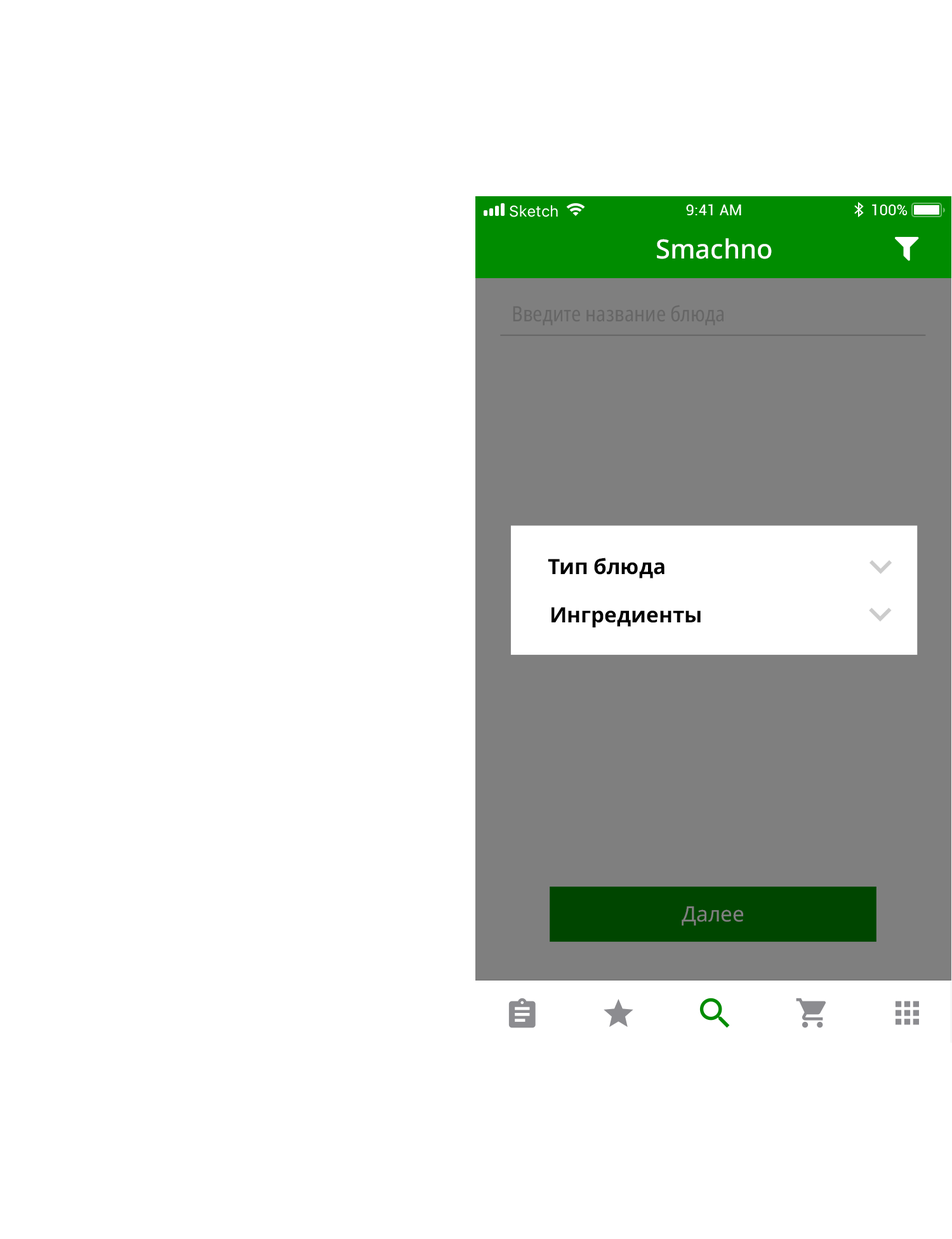
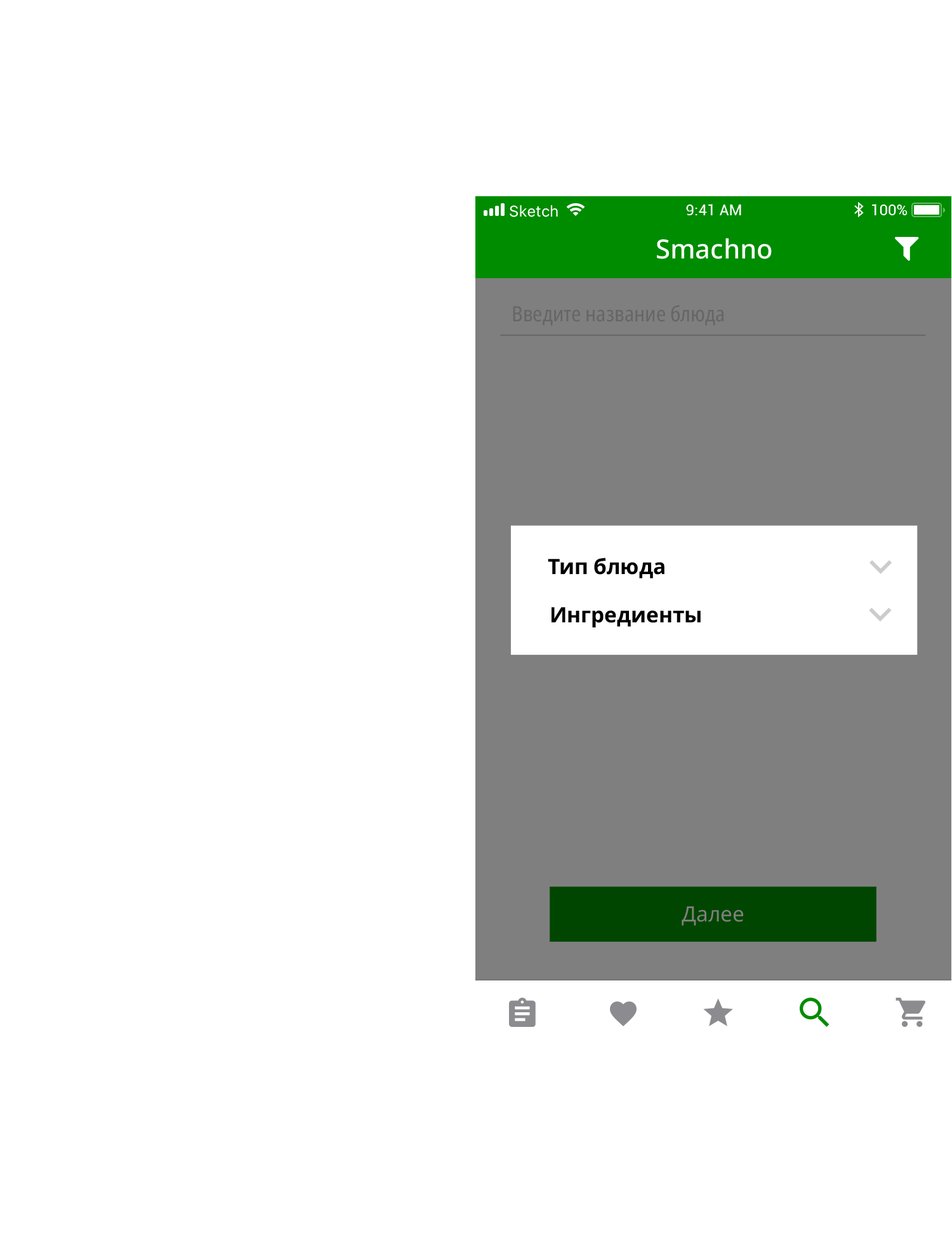
Two versions of the same layered image (952x1239). Layer-by-layer changes:
painted on "Compound Shape" (3rd of 7, in "smachno_filter" › "<Group>"), unmasked it over (547, 557, 701, 628)
unmasked "Compound Shape" (4th of 7, in "smachno_filter" › "Group 1") over (475, 557, 952, 981)
unmasked "Compound Shape" (5th of 7, in "smachno_filter" › "Group 1" › "navigator_bar") over (657, 238, 772, 260)
removed layer "-e-more" from group "menu" over (895, 1000, 920, 1025)
added layer "-e-recommendation" in group "menu" over (610, 1001, 637, 1026)
painted on "-e-home", unmasked it over (508, 997, 536, 1028)
painted on "-e-favorit", unmasked it over (603, 997, 734, 1027)
painted on "-e-search", unmasked it over (699, 997, 830, 1028)
painted on "-e-shop", unmasked it over (796, 997, 926, 1028)
painted on "Compound Shape" (6th of 7, in "smachno_filter" › "Group 1" › "menu"), unmasked it over (475, 979, 952, 1043)
